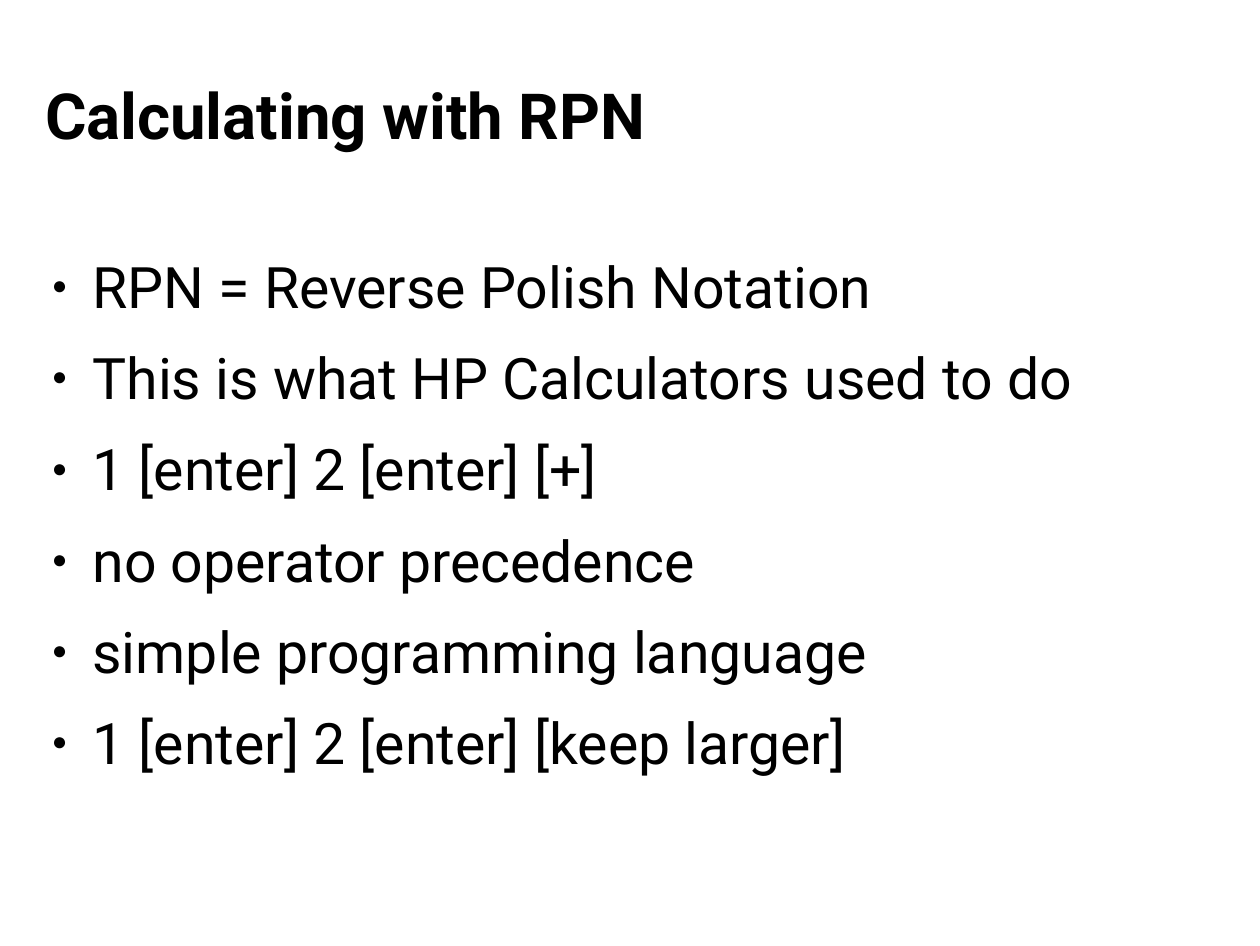
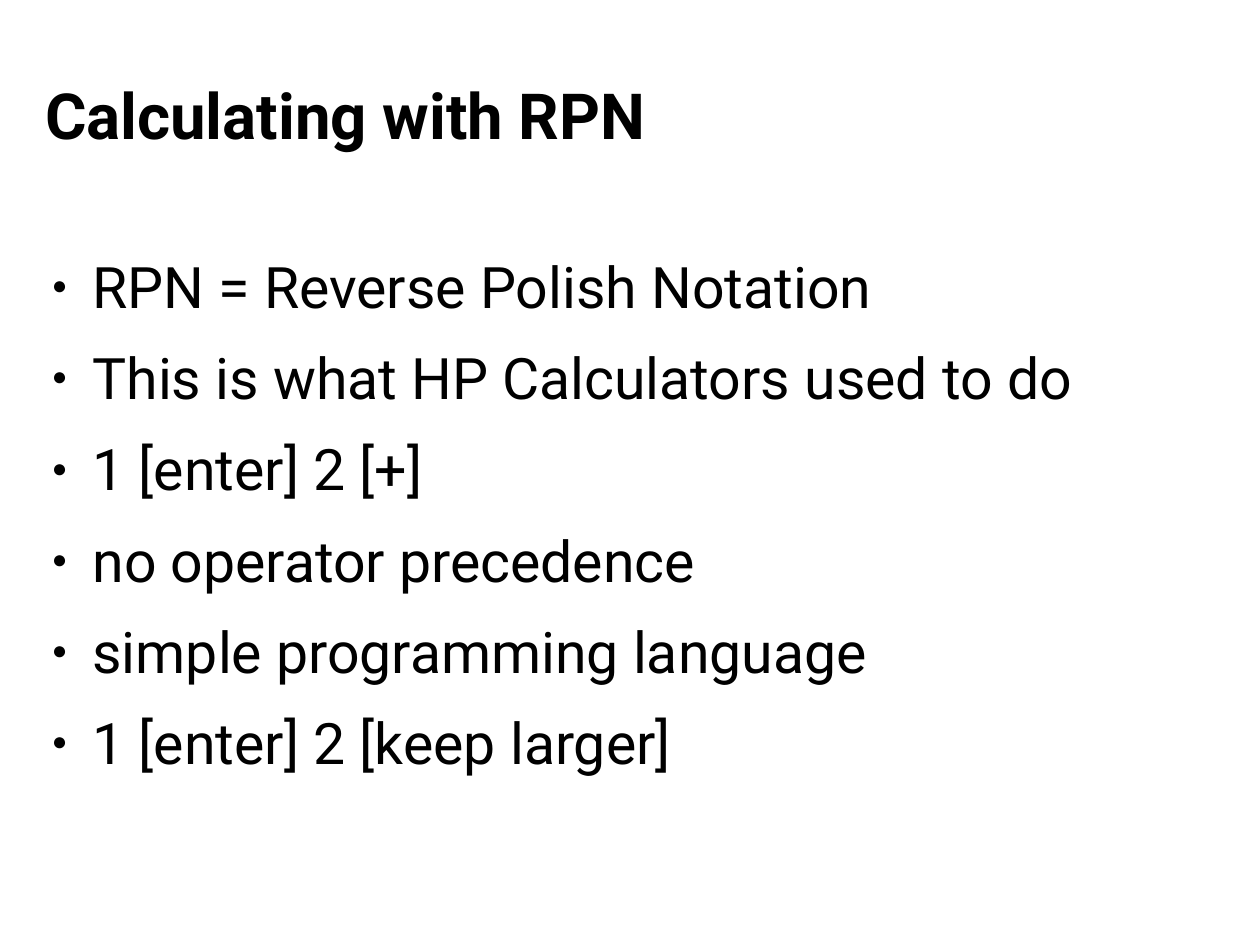
Before and after one commit to Distrotech/rrdtool, a slide deck: slide 27 of tutorial/lisa2011/rrd-intro.odp. Drawn at 1260x946 pixels with LibreOffice and Linux fonts; fonts in the diff are those of the drawing. Boxes give left, top, right and bottom in pixels: in the first picture for what was removed or moved away, otherwise in the second. Text is boxed around its words. In the diff, an @@ line names an element or a change of style, - is before the commit and + after.

```diff
--- a/tutorial/lisa2011/rrd-intro.odp
+++ b/tutorial/lisa2011/rrd-intro.odp
@@ text at (x1=92, y1=443, x2=345, y2=499): text changed @@
-● 1 [enter] 2 [enter] [+]
+● 1 [enter] 2 [+]
@@ text at (x1=92, y1=717, x2=671, y2=776): text changed @@
-● 1 [enter] 2 [enter] [keep larger]
+● 1 [enter] 2 [keep larger]
```
Also in this commit, not shown: 2 other slides changed.
